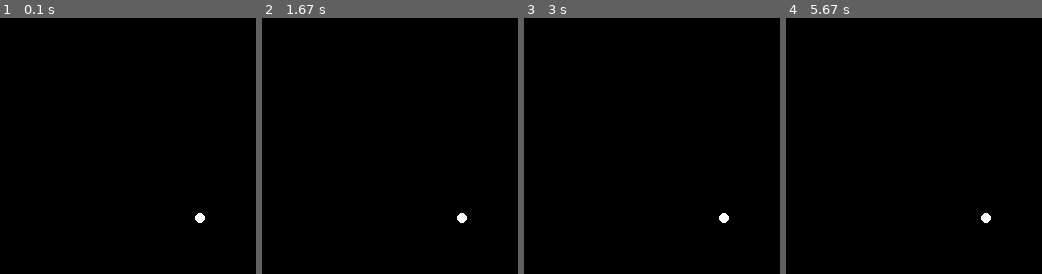
Above: before the commit, frames 1-4 (left to right).
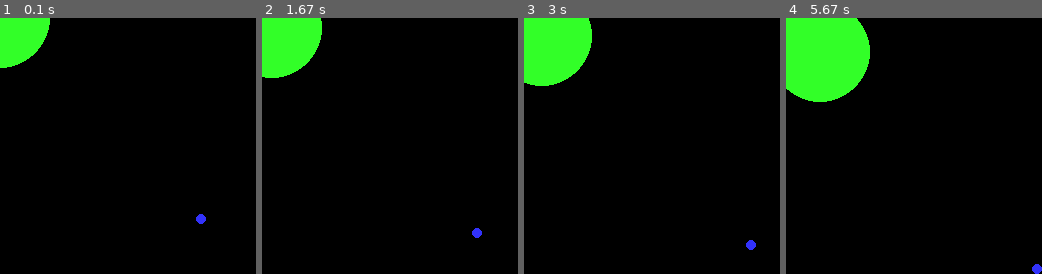
Above: after the commit, the same moments.

Repository: Helumpago/SimplePhysics
Game: pygame game, started from main.py
The game is run twice, just before and just after one commit, with the same random seed, the same clock (stepped at 60 frames per second) and the same inputs.
Inputs:
- Up to frame 1 (0.1 s): no input
- Up to frame 2 (1.67 s): no input
- Up to frame 3 (3 s): no input
- Up to frame 4 (5.67 s): no input

The runs differ from the first frame. In frame 1, 3.1% of the frame differs, in the area x 0-81%, y 0-81%; in frame 2, 4.9%; in frame 3, 6.4%; in frame 4, 9.7%, in the area x 0-100%, y 0-100%.

Commit message:
Did more rendering tests.

Diff:
--- a/base_obj.py
+++ b/base_obj.py
@@ -163,17 +163,19 @@
 
 	"""
 	" Actions for this object to perform during the modeling stage
+	" @param number dt: Amount of time since last frame
 	"""
-	def step(self):
+	def step(self, dt):
 		pass
 
 	"""
 	" Allows this object and all its children to generate their next step
+	" @param number dt: Amount of time since last frame
 	"""
-	def __step__(self):
-		self.step()
+	def __step__(self, dt):
+		self.step(dt)
 		for o in self.getChildren():
-			o.__step__()
+			o.__step__(dt)
 
 	"""
 	" Allow automatic thread synchronization
--- a/main.py
+++ b/main.py
@@ -22,10 +22,8 @@
 
 w = PygameModel(fps = 60)
 
-v = PygameView(parent = w)
-c = PygameCircle(parent = v, pos = (100, 100), radius = 5, color = (255, 255, 255))
-
-printChildren(w)
-print(c.pos.getAValue())
+v = PygameView(parent = w, scale = 1)
+c = PygameCircle(parent = v, pos = (0, 0), radius = 50, color = (50, 255, 40))
+PygameCircle(parent = c, pos = (100, 100), radius = 5, color = (50, 50, 250))
 
 w.start()
--- a/model.py
+++ b/model.py
@@ -62,7 +62,7 @@
 
 			## Step the simulation ##
 			self.preStep()
-			self.__step__()
+			self.__step__(self.dt)
 			self.postStep()
 
 			self.__draw__()
--- a/pygame_shapes.py
+++ b/pygame_shapes.py
@@ -41,5 +41,14 @@
 			raise TypeError("PygameCircle objects can only draw to PygameView objects")
 
 		pos = self.pos.getAValue()
+		pos = (round(pos[0]), round(pos[1]))
 		scale = self.scale.getAValue()
 		pygame.draw.circle(view.window, self.color, pos, round(self.radius.getValue() * scale), 0)
+
+	"""
+	" Used for testing.  Just moves the shape at a pre set velocity
+	"""
+	def step(self, dt):
+		dx = self.pos.getValue()[0] + 3 * dt/1000
+		dy = self.pos.getValue()[1] + 3 * dt/1000
+		self.pos.setValue((dx, dy))
